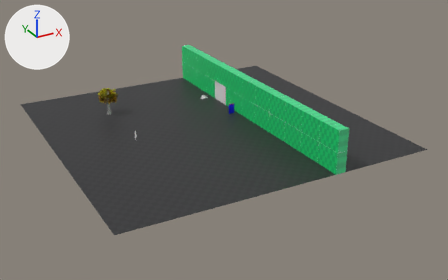
One commit to the glTF model Assets/Scenes/Beta/BETA MAP1/MAP_BETA1.glb: the scene before it, then after it.
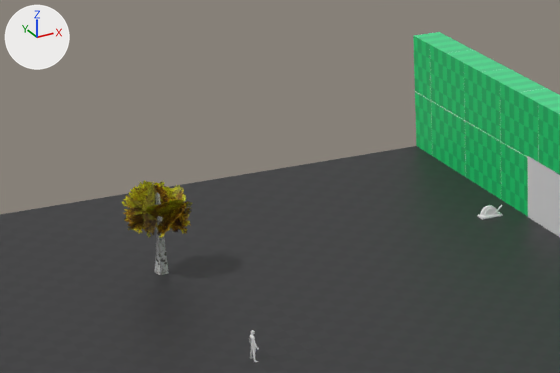
Each version appears first whole from a camera (50 mm lens) standing at (-52.4, -102.7, 47.2) and looking at (1.8, -4.0, -2.1), and next in a close-up on the part from 14% to 50% of the width and 13% to 51% of the height. Lighting does not change. The marker at upper left points along +X, +Y and +Z. The older version's two pictures come first. Objects named as collision shapes, trigger or cutter boxes, shadow casters or lower levels of detail are left out. Where no turn or scale is listed for an object, it has been applied to the vertices.

Names of what the first close-up shows: 'Beeg Wall', 'Birch Tree', 'Floor', 'Lift Door' and 2 more.
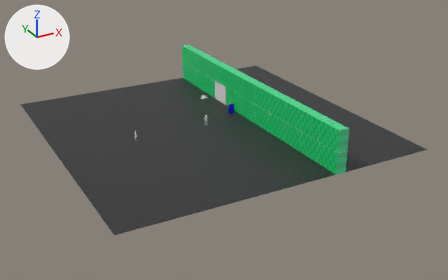
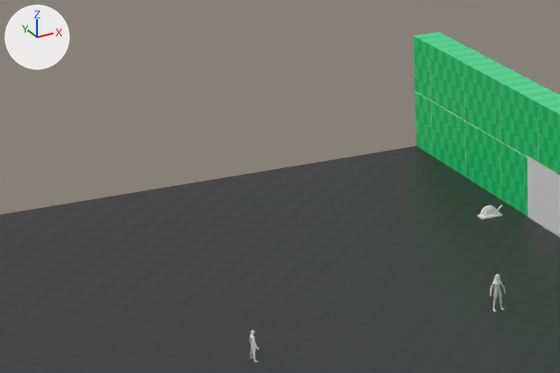
Not visible in the close-ups: 'Feather Lower', 'Feather Upper', 'Mask'.

Pixel boxes (x1, y1, x2, y2) of what changed, in the close-ups (560 x 373 px):
'Birch Tree', deleted: before (122, 180, 192, 275)
    faces in mat_leaves_gold_float: (122, 180, 192, 237)
    faces in mat_birch_bark (picture img_wood_bark_birch): (155, 192, 169, 275)
'Them Female', added: after (490, 279, 505, 312)
'Hair', added: after (493, 274, 500, 291)

Diff of the bpy script that builds the scene:
```diff
--- a/Assets/Scenes/Beta/BETA MAP1/MAP_BETA1.glb.py
+++ b/Assets/Scenes/Beta/BETA MAP1/MAP_BETA1.glb.py
@@ mat_them_female @@
+mat_them_female = principled_material('Them Female')
+mat_them_female.base_color = (0.8, 0.8, 0.8)  # white #e7e7e7
+mat_them_female.roughness = 0.804
@@ me_cube_007 @@
+me_cube_007.from_pydata(...)  # 20 vertices, 36 faces; spans x -0.106..0.106, y -0.116..-0.026, z -0.17..0.138
@@ me_cube_006 @@
+me_cube_006.from_pydata([(-0.098, 0.028, -0.018), (-0.053, 0.005, 0.009), (-0.062, 0.028, -0.078), (-0.017, 0.005, -0.051), (-0.081, 0.028, -0.007), (-0.045, 0.028, -0.068), (-0.084, -0.03, 0.004), (-0.048, -0.03, -0.057), (-0.167, -0.055, -0.04), (-0.131, -0.055, -0.101)], [], [(5, 3, 1), (5, 1, 4), (2, 5, 4), (2, 4, 0), (1, 3, 7), (1, 7, 6), (6, 7, 9), (6, 9, 8)])
@@ me_cube_005 @@
+me_cube_005.from_pydata(...)  # 20 vertices, 16 faces; spans x -0.15..0.15, y -0.046..0.04, z -0.06..0.062
@@ me_them_female @@
+me_them_female.from_pydata(...)  # 247 vertices, 473 faces; spans x -0.52..0.52, y -0.24..0.15, z -0.01..2.18
+me_them_female.materials.append(mat_them_female)  # white #e7e7e7
@@ me_them_002 @@
+me_them_002.from_pydata(...)  # 61 vertices, 118 faces; spans x -0.187..0.187, y -0.076..0.275, z -1.037..0.123
+me_them_002.materials.append(mat_them_female)  # white #e7e7e7
@@ ob_birch_tree @@
-ob_birch_tree = bpy.data.objects.new('Birch Tree', me_object_48_001)
-ob_birch_tree.location = (-15.0, 15.0, 0.5)
@@ ob_mask @@
+ob_mask = bpy.data.objects.new('Mask', me_cube_007)
+ob_mask.location = (0.0, 0.0, 2.08)
@@ ob_feather_upper @@
+ob_feather_upper = bpy.data.objects.new('Feather Upper', me_cube_006)
+ob_feather_upper.location = (0.16, -0.05, 2.2)
@@ ob_feather_lower @@
+ob_feather_lower = bpy.data.objects.new('Feather Lower', me_cube_005)
+ob_feather_lower.location = (0.0, -0.07, 1.98)
@@ ob_them_female @@
+ob_them_female = bpy.data.objects.new('Them Female', me_them_female)
+ob_them_female.location = (0.0, 0.06, 0.0)
@@ ob_hair @@
+ob_hair = bpy.data.objects.new('Hair', me_them_002)
+ob_hair.location = (0.0, 0.03, 2.1)
```
